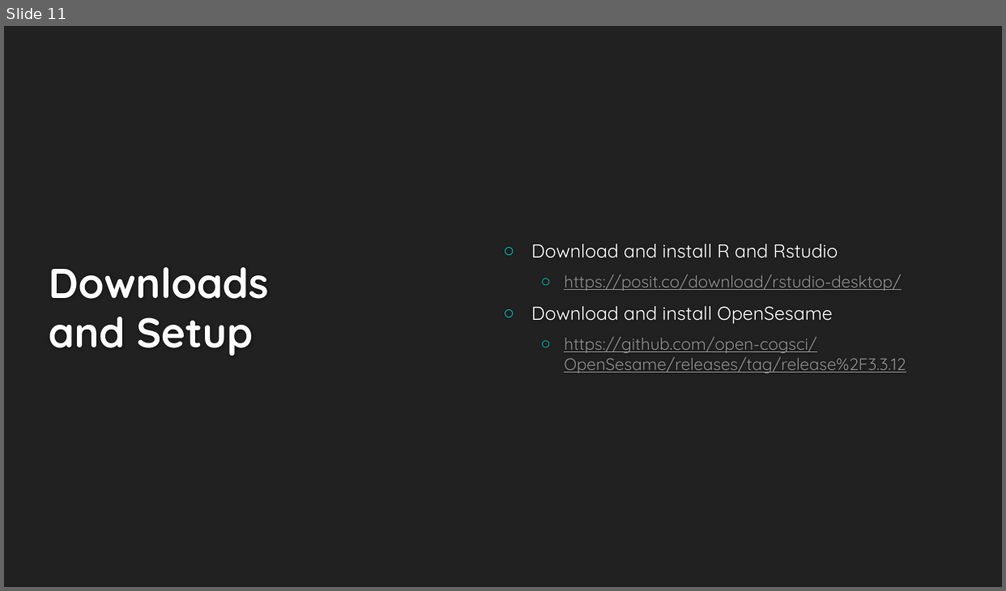
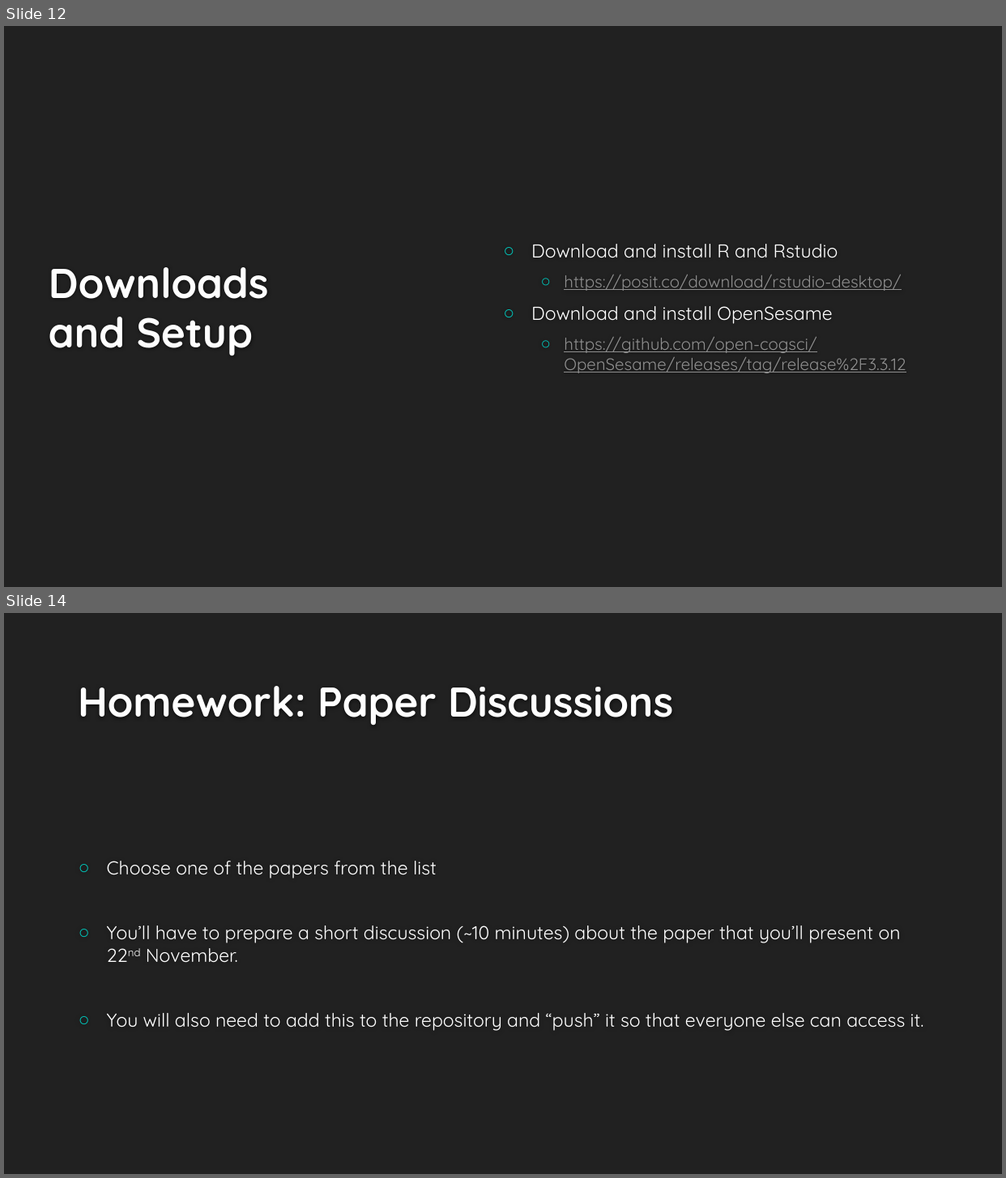
Before and after one commit to allisoct/ETLR23-24, a slide deck: slides/Day1.pptx. Shown one above the other, each under a label of ours: slide 11 before the commit, slides 12 and 14 after it; the slides between them are not shown. The pictures are 1006x591 and 1006x1178 pixels, drawn with LibreOffice and Linux fonts; fonts in the diff are those of the drawing; background and template pictures are left out. Boxes give left, top, right and bottom in pixels: in the first picture for what was removed or moved away, otherwise in the second. Text is boxed around its words. In the diff, an @@ line names an element or a change of style, - is before the commit and + after.

```diff
--- a/slides/Day1.pptx
+++ b/slides/Day1.pptx
@@ slide 14 added at bbox=[4, 613, 1002, 1174], background #212121 @@
@@ title added at bbox=[78, 686, 673, 725], 40 pt, text #FEFEFE, bold @@
+Homework: Paper Discussions
@@ text added at bbox=[107, 861, 924, 1031], 18 pt, text #FFFFFF @@
+○ Choose one of the papers from the list
+○ You’ll have to prepare a short discussion (~10 minutes) about the paper that you’ll present on 22nd November.
+○ You will also need to add this to the repository and “push” it so that everyone else can access it.
@@ what was slide 11 is now slide 12 @@
```
Also in this commit, not shown: 7 slides changed, 2 other slides added.
